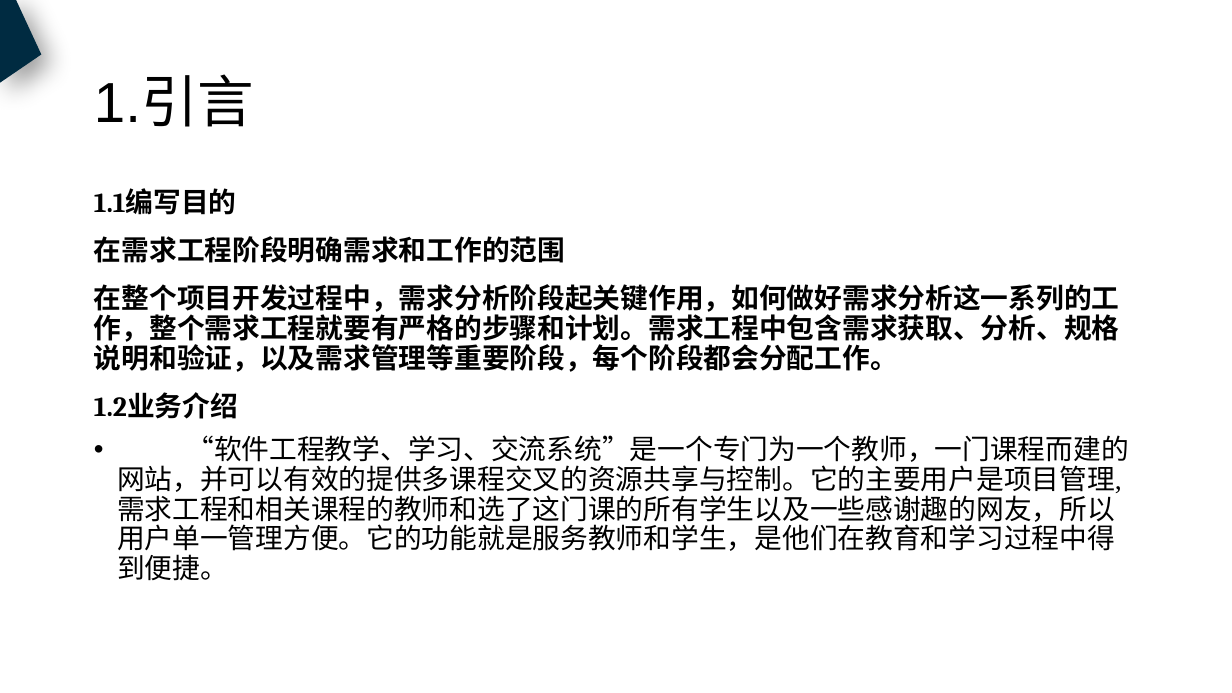
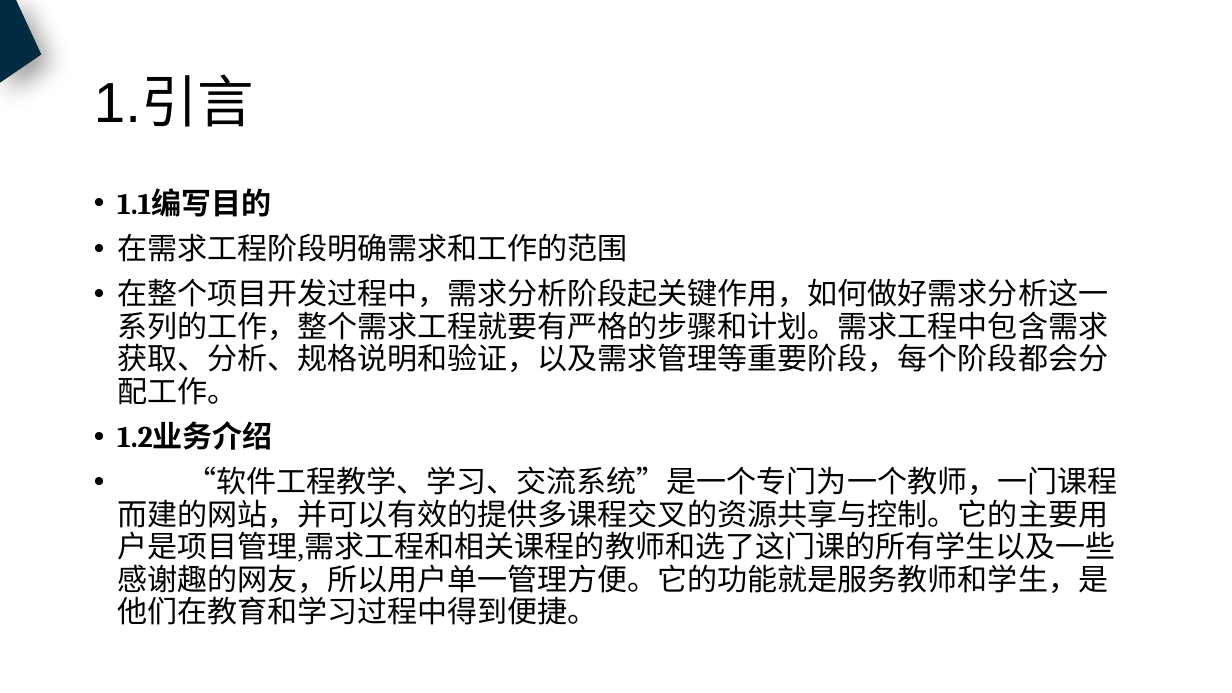
Before and after one commit to PRD2018-G18/PRD2018, a slide deck: slide 4 of 非受控文档/过程文档/需求工程计划/需求工程计划.pptx. Drawn at 1232x693 pixels with LibreOffice and Linux fonts; fonts in the diff are those of the drawing. Boxes give left, top, right and bottom in pixels: in the first picture for what was removed or moved away, otherwise in the second. Text is boxed around its words. In the diff, an @@ line names an element or a change of style, - is before the commit and + after.

```diff
--- a/非受控文档/过程文档/需求工程计划/需求工程计划.pptx
+++ b/非受控文档/过程文档/需求工程计划/需求工程计划.pptx
@@ text at box(117, 188, 1117, 625): text changed; size 21.6 to 23.4 pt @@
-• 1.1编写目的 在需求工程阶段明确需求和工作的范围 在整个项目开发过程中，需求分析阶段起关键作用，如何做好需求分析这一系列的工作，整个需求工程就要有严格的步骤和计划。需求工程中包含需求获取、分析、规格说明和验证，以及需求管理等重要阶段，每个阶段都会分配工作。 1.2业务介绍 “软件工程教学、学习、交流系统”是一个专门为一个教师，一门课程而建的网站，并可以有效的提供多课程交叉的资源共享与控制。它的主要用户是项目管理,需求工程和相关课程的教师和选了这门课的所有学生以及一些感谢趣的网友，所以用户单一管理方便。它的功能就是服务教师和学生，是他们在教育和学习过程中得到便捷。
+• 1.1编写目的
+• 在需求工程阶段明确需求和工作的范围
+• 在整个项目开发过程中，需求分析阶段起关键作用，如何做好需求分析这一系列的工作，整个需求工程就要有严格的步骤和计划。需求工程中包含需求获取、分析、规格说明和验证，以及需求管理等重要阶段，每个阶段都会分配工作。
+• 1.2业务介绍
+• “软件工程教学、学习、交流系统”是一个专门为一个教师，一门课程而建的网站，并可以有效的提供多课程交叉的资源共享与控制。它的主要用户是项目管理,需求工程和相关课程的教师和选了这门课的所有学生以及一些感谢趣的网友，所以用户单一管理方便。它的功能就是服务教师和学生，是他们在教育和学习过程中得到便捷。
```
Also in this commit, not shown: 18 other slides changed, 1 slide added, 7 other files.
